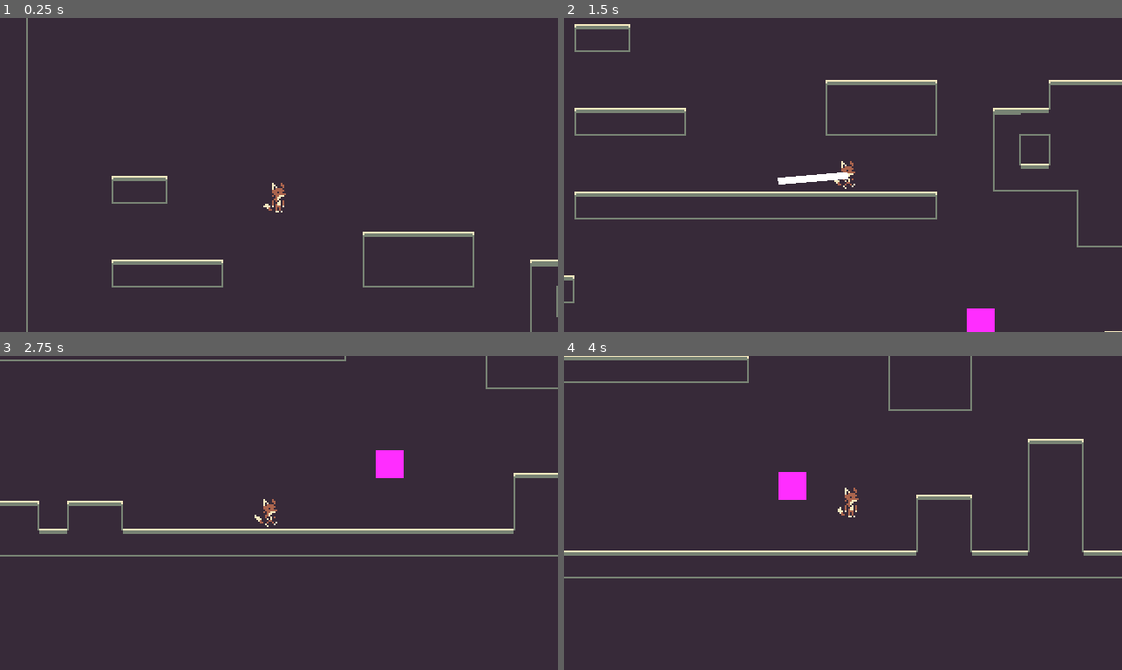
Above: before the commit, frames 1-4 (two rows, left to right).
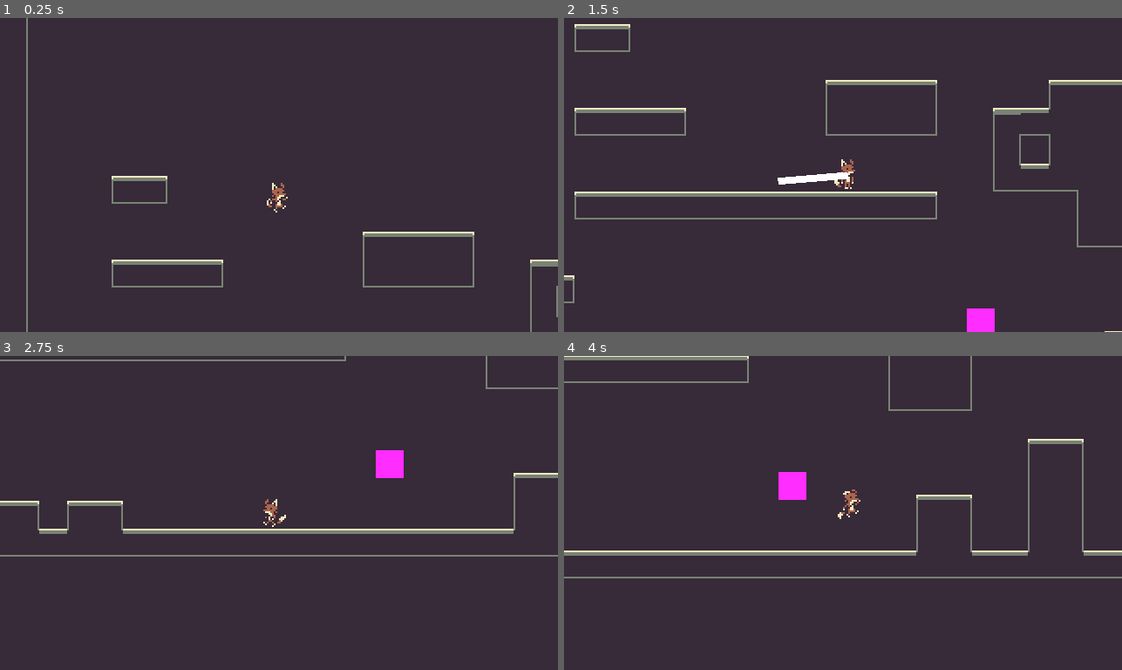
Above: after the commit, the same moments.

Repository: diego-escalante/GO2023-GrapplePack
Game: Godot game, scene res://world/world.tscn
Same seed, same stepped clock (60 frames per second), same inputs: the game is played once before the commit and once after it.
Inputs (mouse positions are in pixels of both pictures, inside the frame that each line leads up to):
- Up to frame 1 (0.25 s): no input
- Up to frame 2 (1.5 s): tap Enter at 0.5 s; move the mouse to (965, 159) at 0.52 s; hold D (right) from 0.53 s (still down); tap W (jump) at 0.6, 0.77, 1.07 s; move the mouse to (731, 190) at 1.27 s; click (731, 190) at 1.35 s
- Up to frame 3 (2.75 s): tap W (jump) at 1.52, 1.55, 1.82, 2.1 s; move the mouse to (334, 443) at 2.02 s; release D (right) at 2.03 s; hold A (left) from 2.03 s (still down)
- Up to frame 4 (4 s): move the mouse to (815, 575) at 2.77 s; release A (left) at 2.78 s; hold D (right) from 2.78 s (still down); click (815, 575) at 2.85 s; tap W (jump) at 3.02, 3.05, 3.32, 3.6, 3.77 s; move the mouse to (1010, 560) at 3.52 s

The runs differ from the first frame. In frame 1, less than 0.1% of the frame differs, in the area x 47-52%, y 56-62%; in frame 2, 0.1%; in frame 3, 0.1%, in the area x 45-52%, y 45-55%; in frame 4, less than 0.1%.

Commit message:
Add animations

Diff:
--- a/player/player.tscn
+++ b/player/player.tscn
@@ -152,7 +152,7 @@
 }],
 "loop": false,
 "name": &"jump",
-"speed": 10.0
+"speed": 20.0
 }, {
 "frames": [{
 "duration": 1.0,
@@ -160,7 +160,7 @@
 }],
 "loop": false,
 "name": &"land",
-"speed": 0.0
+"speed": 10.0
 }, {
 "frames": [{
 "duration": 1.0,
@@ -190,8 +190,8 @@
 
 [node name="AnimatedSprite2D" type="AnimatedSprite2D" parent="."]
 sprite_frames = SubResource("SpriteFrames_bg1fq")
-animation = &"walk"
-autoplay = "walk"
+animation = &"jump"
+autoplay = "idle"
 
 [node name="CollisionShape2D" type="CollisionShape2D" parent="."]
 position = Vector2(-0.5, 1.5)
--- a/player/state_machine/player_state.gd
+++ b/player/state_machine/player_state.gd
@@ -3,6 +3,7 @@
 
 var state_machine: StateMachine
 var player: Player
+var sprite: AnimatedSprite2D
 var grapple: Grapple
 
 func _ready() -> void:
@@ -23,6 +24,7 @@
 		return
 	player = owner
 	grapple = player.get_node("Grapple")
+	sprite = player.get_node("AnimatedSprite2D")
 	state_machine = parent
 
 
--- a/player/state_machine/player_states/platforming.gd
+++ b/player/state_machine/player_states/platforming.gd
@@ -5,15 +5,17 @@
 @export var _time_to_run_speed := 0.1
 @export var _jump_height := 1.5
 @export var _jump_distance := 1.5
-@export var _jump_min_height :=  0.5
+@export var _jump_min_height := 0.5
 @export var _fall_distance := 1.2
 
-var _acceleration := (_run_speed / _time_to_run_speed) if _time_to_run_speed > 0 else -1.0
-var _jump_speed := 2 * _jump_height * _run_speed / _jump_distance
-var _jump_gravity := 2 * _jump_height * pow(_run_speed, 2) / pow(_jump_distance, 2)
-var _jump_min_gravity := pow(_jump_speed, 2) / (2 * _jump_min_height)
-var _fall_gravity := 2 * _jump_height * pow(_run_speed, 2) / pow(_fall_distance, 2)
-var _current_gravity := _jump_gravity
+@onready var _acceleration := (_run_speed / _time_to_run_speed) if _time_to_run_speed > 0 else -1.0
+@onready var _jump_speed := 2 * _jump_height * _run_speed / _jump_distance
+@onready var _jump_gravity := 2 * _jump_height * pow(_run_speed, 2) / pow(_jump_distance, 2)
+@onready var _jump_min_gravity := pow(_jump_speed, 2) / (2 * _jump_min_height)
+@onready var _fall_gravity := 2 * _jump_height * pow(_run_speed, 2) / pow(_fall_distance, 2)
+@onready var _current_gravity := _jump_gravity
+
+var _prev_is_on_floor := true
 
 @onready var _jump_buffer_timer := $JumpBufferTimer as Timer
 @onready var _coyote_timer := $CoyoteTimer as Timer
@@ -23,6 +25,7 @@
 	super()
 	# Reset one-way platform collisions each time the _drop_timer finishes.
 	_drop_timer.timeout.connect(func(): player.set_collision_mask_value(4, true))
+#	sprite.animation_finished.connect(_on_animation_finished)
 
 func enter(msg := {}) -> void:
 	if msg.has("initial_velocity"):
@@ -43,6 +46,14 @@
 	# Register jumps in the jump buffer.
 	_update_jump_buffer(input.get("jump_pressed", false))
 
+	# Handle horizontal movement.
+	velocity.x = _calculate_run_velocity(velocity.x, input.get("h_axis", 0), delta)
+#	if velocity.x != 0 and velocity.y == 0:
+#		sprite.set_animation("walk")
+#		sprite.flip_h = velocity.x < 0
+#	else:
+#		sprite.set_animation("idle")
+
 	# Handle vertical movement.
 	if _can_jump() and not input.get("down_held", false):
 		# Perform jump.
@@ -58,24 +69,63 @@
 			_current_gravity = _jump_min_gravity
 		velocity.y += _current_gravity * delta * GameConsts.PIXELS_PER_UNIT
 
-	# Handle horizontal movement.
-	velocity.x = _calculate_run_velocity(velocity.x, input.get("h_axis", 0), delta)
-
 	# Drop.
 	if input.get("down_held", false) and input.get("jump_pressed", false):
 		player.set_collision_mask_value(4, false)
 		_drop_timer.start()
 
 	# Keep track of coyote time.
-	_update_coyote_timer()
+	if player.is_on_floor():
+		_coyote_timer.start()
 
 	# Update the player's velocity.
 	player.velocity = velocity
+
+	update_animation(input.get("down_held", false))
+
+	_prev_is_on_floor = player.is_on_floor()
 
 
 func exit() -> void:
 	_coyote_timer.stop()
 	_jump_buffer_timer.stop()
+
+
+func update_animation(is_down_held: bool) -> void:
+	var vel = player.velocity
+
+	# Flip player accordingly.
+	if vel.x != 0:
+		sprite.flip_h = vel.x < 0
+
+	# Player just ungrounded.
+	if _prev_is_on_floor and not player.is_on_floor():
+		sprite.play("jump" if vel.y < 0 else "fall")
+		return
+
+	# Player just grounded.
+	if not _prev_is_on_floor and player.is_on_floor():
+		sprite.play("land")
+		return
+
+	match sprite.animation:
+		"land":
+			if not sprite.is_playing():
+				sprite.play("idle")
+		"jump":
+			if vel.y > 0:
+				sprite.play("fall")
+		"idle":
+			if vel.x != 0:
+				sprite.play("walk")
+			elif is_down_held:
+				sprite.play("crouch")
+		"walk":
+			if vel.x == 0:
+				sprite.play("idle")
+		"crouch":
+			if vel.x != 0 or not is_down_held:
+				sprite.play("idle")
 
 
 # Reads the player's input and packages it up into a dictionary for use in this frame.
@@ -108,7 +158,3 @@
 				target_x,
 				_acceleration * delta * GameConsts.PIXELS_PER_UNIT
 		)
-
-func _update_coyote_timer() -> void:
-	if player.is_on_floor():
-		_coyote_timer.start()
